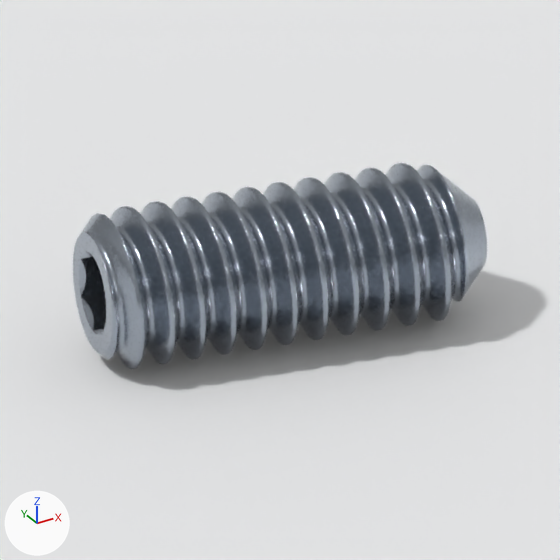
The Blender file navigation_oobb/hardware/screw/grub/hex_head/stainless_steel/m2_diameter/5_mm_length/three_d_model/studio.blend, before and after one commit.
Before and after are seen from the file's camera 'product camera'. Arrows for +X, +Y and +Z are at lower left; the lights stay in place. The first picture is the older version.

In view in the first picture: 'product full', 'product seamless floor'.
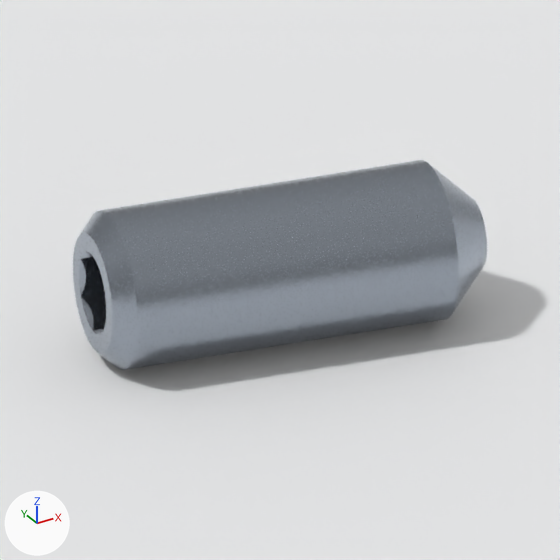
Boxes [x1, y1, x2, y2] around the edits, measured in the pictures (560 x 560 px):
'product display', shown
    after: [73, 160, 487, 370]
'product full', hidden
    before: [73, 163, 487, 369]

The change in detail:
Object 'product full' (ob_product_full) is now hidden.
Object 'product display' (ob_product_display) is now shown.
